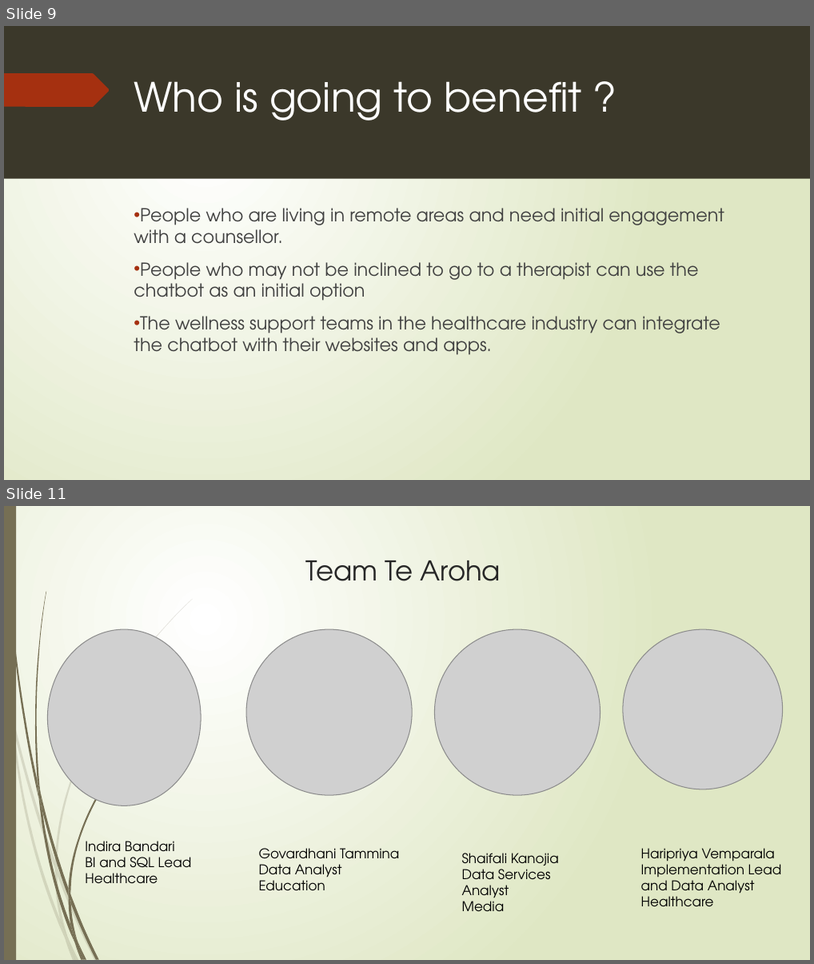
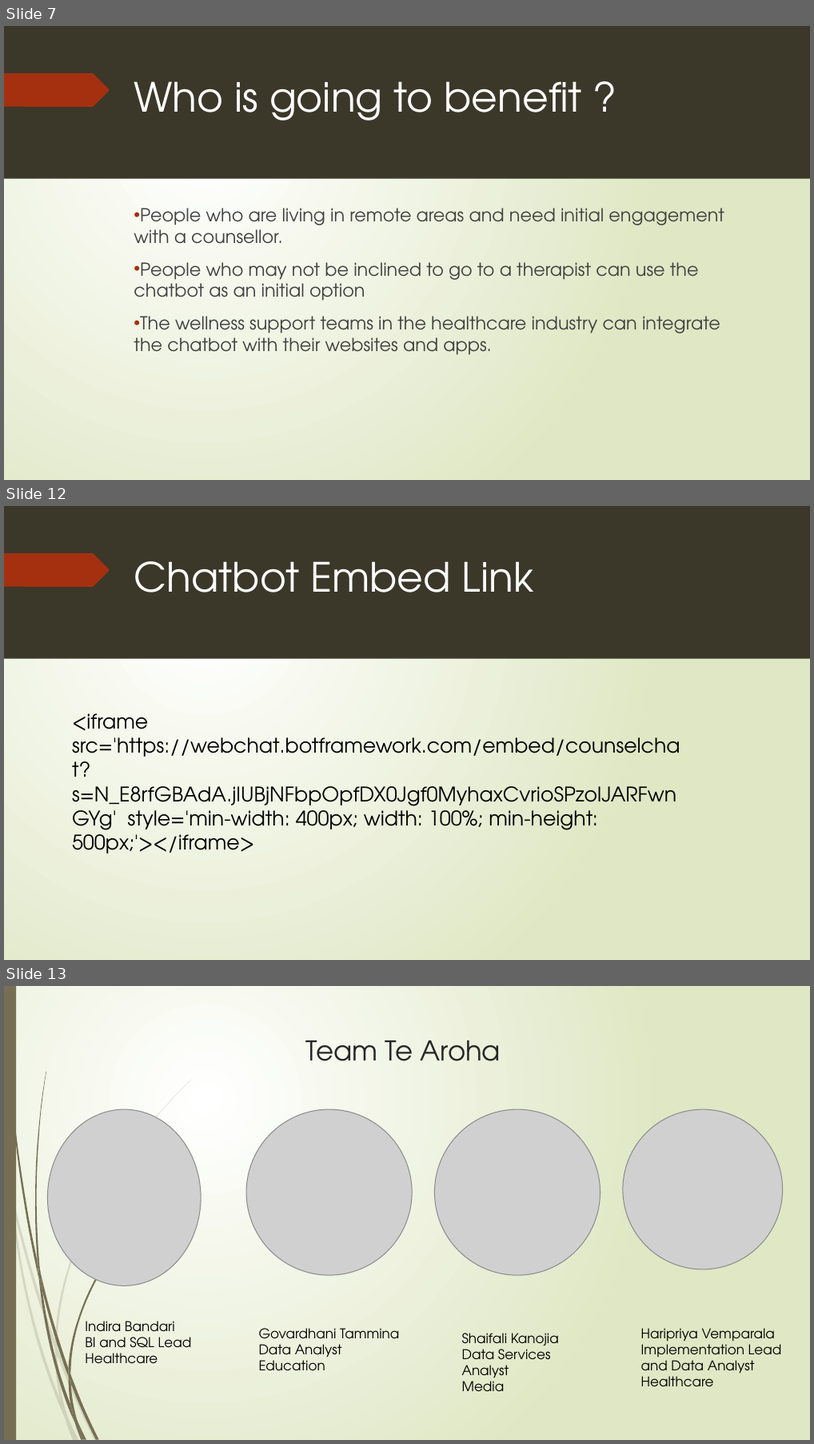
Before and after one commit to indupriya9/AIHackathon, a slide deck: Wellness Chat Bot 2.pptx. Shown one above the other, each under a label of ours: slides 9 and 11 before the commit, slides 7, 12 and 13 after it; the slides between them are not shown. The pictures are 814x964 and 814x1444 pixels, drawn with LibreOffice and Linux fonts; fonts in the diff are those of the drawing; grey boxes stand for pictures. Boxes give left, top, right and bottom in pixels: in the first picture for what was removed or moved away, otherwise in the second. Text is boxed around its words. In the diff, an @@ line names an element or a change of style, - is before the commit and + after.

```diff
--- a/Wellness Chat Bot 2.pptx
+++ b/Wellness Chat Bot 2.pptx
@@ slide 12 added at bbox=[4, 506, 810, 960], background gradient #FFFFFF to #DFE8C4; not listed: 10 template elements that a slide beside it also shows @@
@@ rectangle added at bbox=[4, 506, 16, 959], fill #766F54 @@
@@ rectangle added at bbox=[4, 506, 810, 959], fill gradient #FFFFFF to #DFE8C4 @@
@@ rectangle added at bbox=[4, 506, 810, 659], fill #3B382A @@
@@ freeform shape added at bbox=[4, 553, 109, 588], fill #A53010 @@
@@ title added at bbox=[134, 561, 534, 592], 36 pt, text #FFFFFF @@
+Chatbot Embed Link
@@ text added at bbox=[72, 713, 681, 853], 18 pt, text #000000 @@
+<iframe src='https://webchat.botframework.com/embed/counselchat?s=N_E8rfGBAdA.jIUBjNFbpOpfDX0Jgf0MyhaxCvrioSPzolJARFwnGYg' style='min-width: 400px; width: 100%; min-height: 500px;'></iframe>
@@ group added at bbox=[4, 599, 193, 960]: 10 freeform shapes @@
@@ group added at bbox=[6, 506, 162, 960]: 12 freeform shapes @@
@@ what was slide 9 is now slide 7 @@
@@ what was slide 11 is now slide 13 @@
```
Also in this commit, not shown: 5 slides changed, 1 other slide added.
